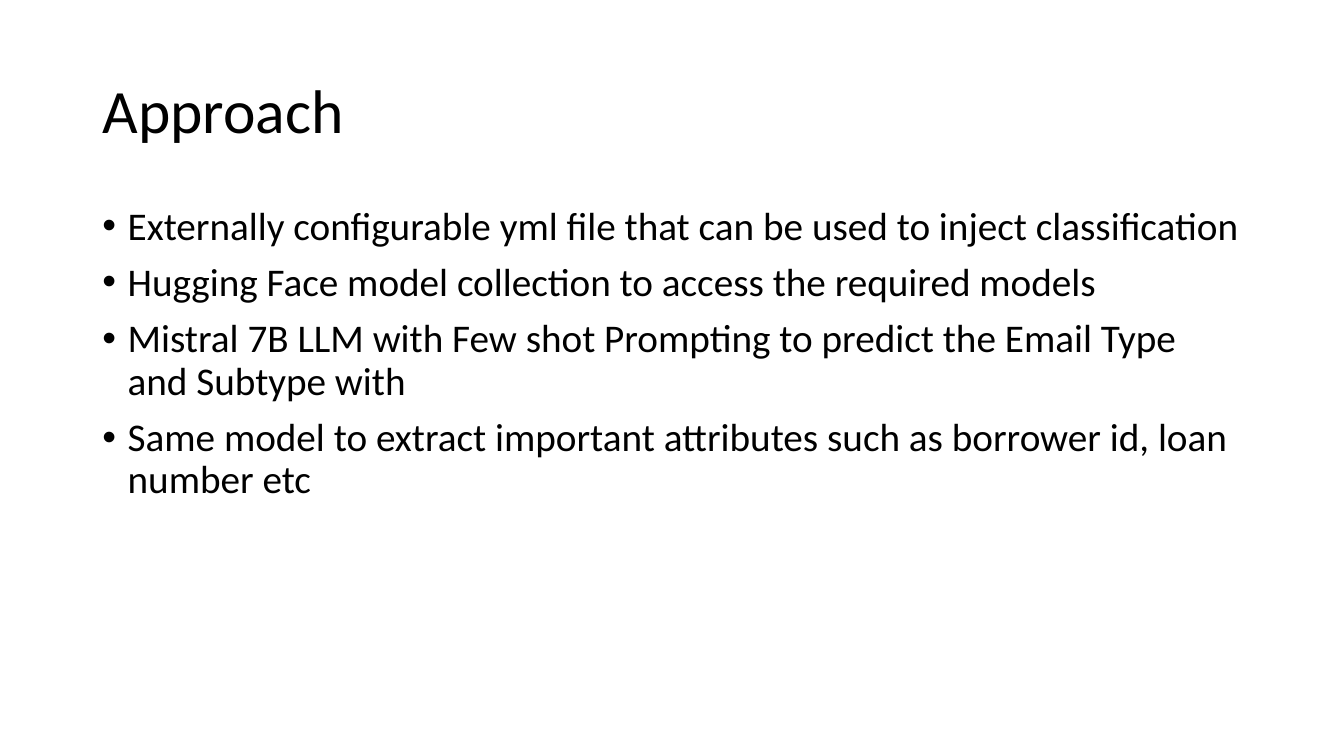
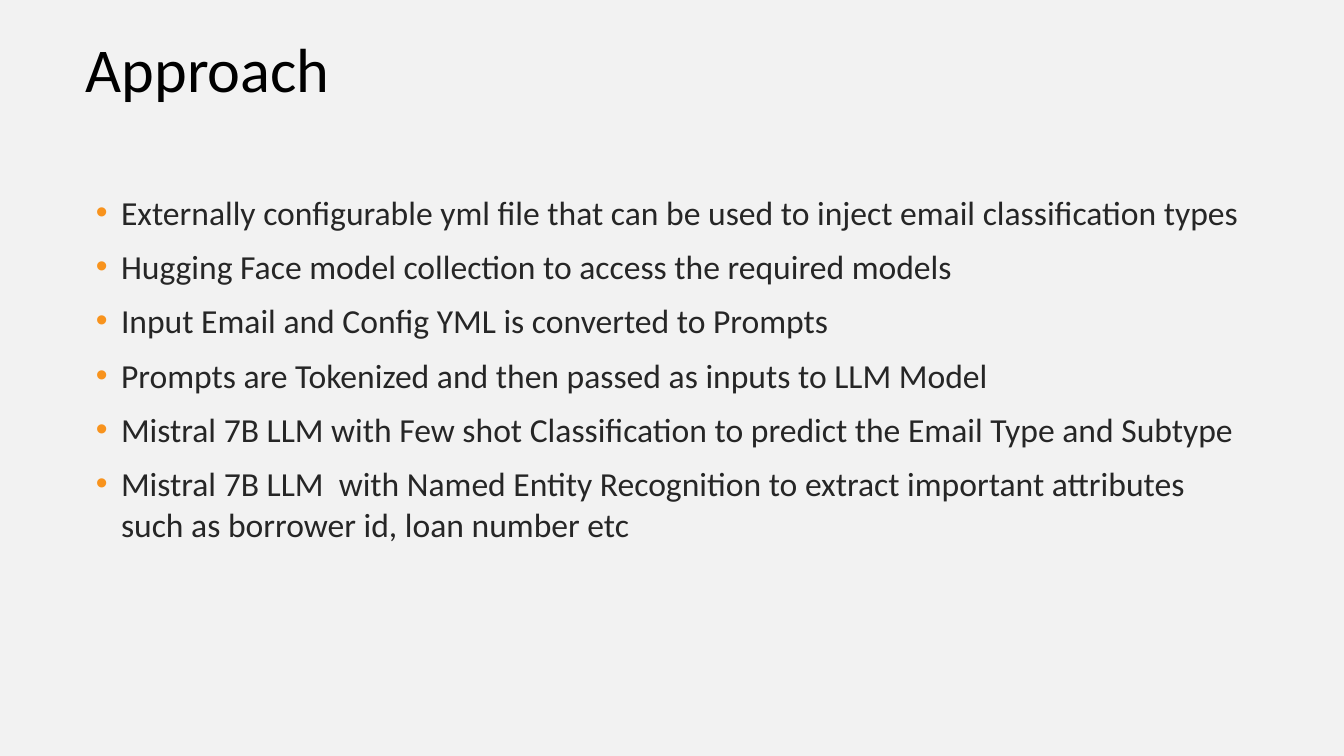
Before and after one commit to ewfx/gaied-lpmcai, a slide deck: slide 1 of artifacts/arch/lpmcai-presentation.pptx. Drawn at 1344x756 pixels with LibreOffice and Linux fonts; fonts in the diff are those of the drawing. Boxes give left, top, right and bottom in pixels: in the first picture for what was removed or moved away, otherwise in the second. Text is boxed around its words. In the diff, an @@ line names an element or a change of style, - is before the commit and + after.

```diff
--- a/artifacts/arch/lpmcai-presentation.pptx
+++ b/artifacts/arch/lpmcai-presentation.pptx
@@ background #FFFFFF to #F2F2F2 @@
@@ text "Approach": place and size @@
-text "Approach" at [102,90,343,143]
+text "Approach" at [86,48,330,102]
@@ text "Approach" at [86,48,330,102]: size 44 to 44.5 pt; line spacing 0.9 to 55.5pt; vertical alignment middle to top @@
@@ text "Externally configurable yml file that ...": place and size @@
-text "Externally configurable yml file that ..." at [128,212,1238,494]
+text "Externally configurable yml file that ..." at [121,201,1238,541]
@@ text at [121,201,1238,231]: text changed; size 28 to 24 pt; text colour #000000 to #262626 @@
-• Externally configurable yml file that can be used to inject classification
+• Externally configurable yml file that can be used to inject email classification types
@@ text at [121,255,952,285]: size 28 to 24 pt, text colour #000000 to #262626 in "Hugging Face model collection to access the ..."; line spacing 0.9 to 1 @@
@@ text at [121,309,1232,541]: text changed; size 28 to 24 pt; text colour #000000 to #262626 @@
-• Mistral 7B LLM with Few shot Prompting to predict the Email Type and Subtype with
-• Same model to extract important attributes such as borrower id, loan number etc
+• Input Email and Config YML is converted to Prompts
+• Prompts are Tokenized and then passed as inputs to LLM Model
+• Mistral 7B LLM with Few shot Classification to predict the Email Type and Subtype
+• Mistral 7B LLM with Named Entity Recognition to extract important attributes such as borrower id, loan number etc
```
Also in this commit, not shown: 2 other slides changed, 2 slides added, 2 slides removed.
